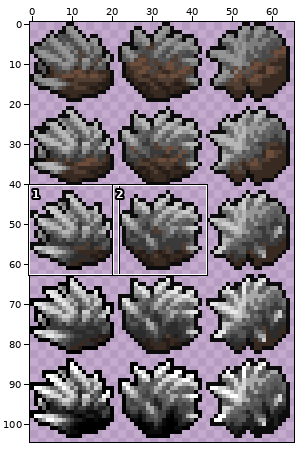
One commit to this sprite sheet: Content/Items/Jewels/Rares/Moonstone/MajorMoonstone.png. The first picture is a wide view before the edit; the outline marks the close-up.
Close-up. The starting point:
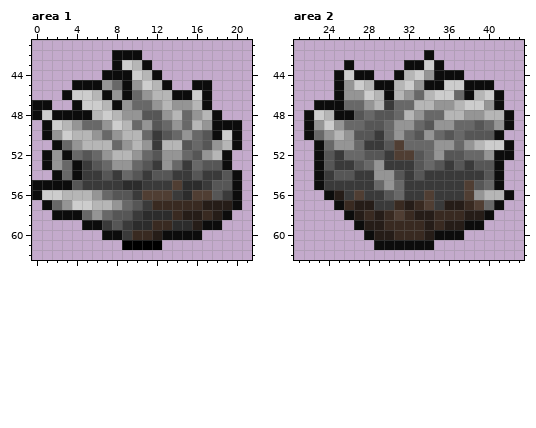
The file is 132x210 pixels, drawn in blocks of 2x2; one block is one cell here. Colours within 5 levels of each other are drawn and written as one. Shown: area 1: x 0..21, y 41..62; area 2: x 21..43, y 41..62. The commit also changed other parts of the picture, which this record leaves out.
After:
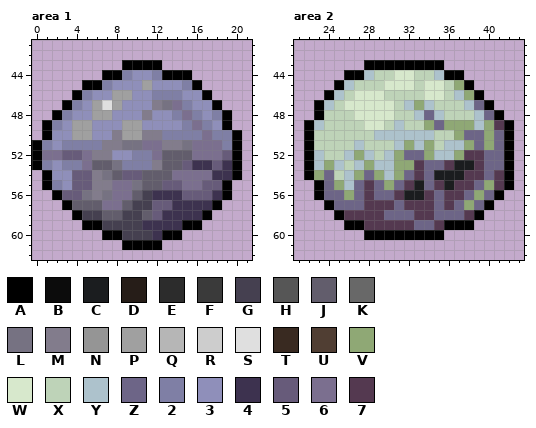
Palette (. is transparent): A #000000  B #0c0c0c  C #1b1d1f  D #261d18  E #2c2c2c  F #3a3a3a  G #454050  H #565656  J #625d6c  K #686868  L #767282  M #827c8c  N #959595  P #a0a0a0  Q #b6b6b6  R #cdcdcd  S #dfdfdf  T #392a21  U #503e33  V #8fa875  W #d7e8cc  X #bed3b8  Y #adc2cc  Z #6d6587  2 #7f7fa5  3 #8f8fba  4 #3d324f  5 #675b7a  6 #7b6f8f  7 #543950
Difference:
Changed rows in their new state; - is an unchanged pixel.
Area 1:
first column x 0:
42 --------...----------
43 --------.AAAA--------
44 -------AA2332AAA-----
45 ----.AA2333P3332A.---
46 ---.A233PP3322233A---
47 ..-A23PSP333ML6233A--
48 ..A233PP333M3326232A-
49 -A23PP333PP33332623A.
50 -A33PP33MPPMM2222622A
51 A232222MMLL66MML6662A
52 A66556MM33226JJJ6665A
53 A23226JJL222MJJ54454A
54 -A3355MLJ55JJJ666644A
55 .A2355MM66LJJ556655A.
56 ..A55LML66JG4445554A.
57 -..AJJJ66JGG554444A..
58 --..AGGJJGGJ54444A..-
59 -----AAGGGG4444AA..--
60 -------AAGGG4AA..----
Area 2:
first column x 22:
42 ------------.--------
43 ----.-AAAAAAAA-------
44 ---.AAYXXWWXXYAA-----
45 ---AYXXXWWWXWWXVA..--
46 --AYXWWWXXXXWWXYVA..-
47 -AYXWWWWWXYVYXXXYZA.-
48 .AXXXWWWWXXYZYXXXYZA.
49 AYXXXXWWXYXXVZVVVYV7A
50 AXXXXXXYYYYYYXXVZZVZA
51 AXXXXYXXXYVYVXYYVZVZA
52 AYXXYVYXYVZZVYYV77ZZA
53 AYVYXYVYYVV7ZZ7CC7ZZA
54 AVZXYVZVYVZ7ZCCC77Z7A
55 -AZVYZ7ZVZ7CZ7C77ZV7A
56 -AZZVZ7ZZ7CC7Z77ZVZA.
57 --AZZZ777Z777Z7ZVZA.-
58 ---A7777ZZZ77ZZZ7A.--
59 ----AA77777ZZ7AAA.---
60 ------AAAAAAAA..-----
61 -------......--------
Where, in picture pixels (left, top, right, bottom), the same in both close-ups:
changed: (32, 50, 242, 240)
changed: (304, 50, 514, 250)
